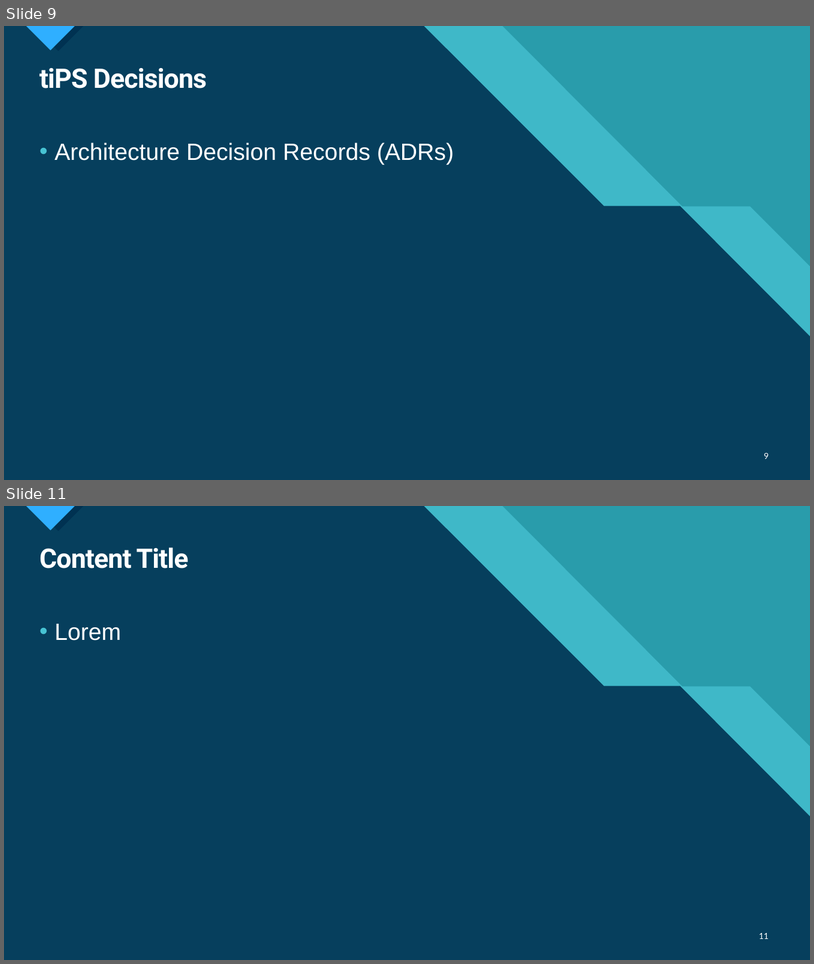
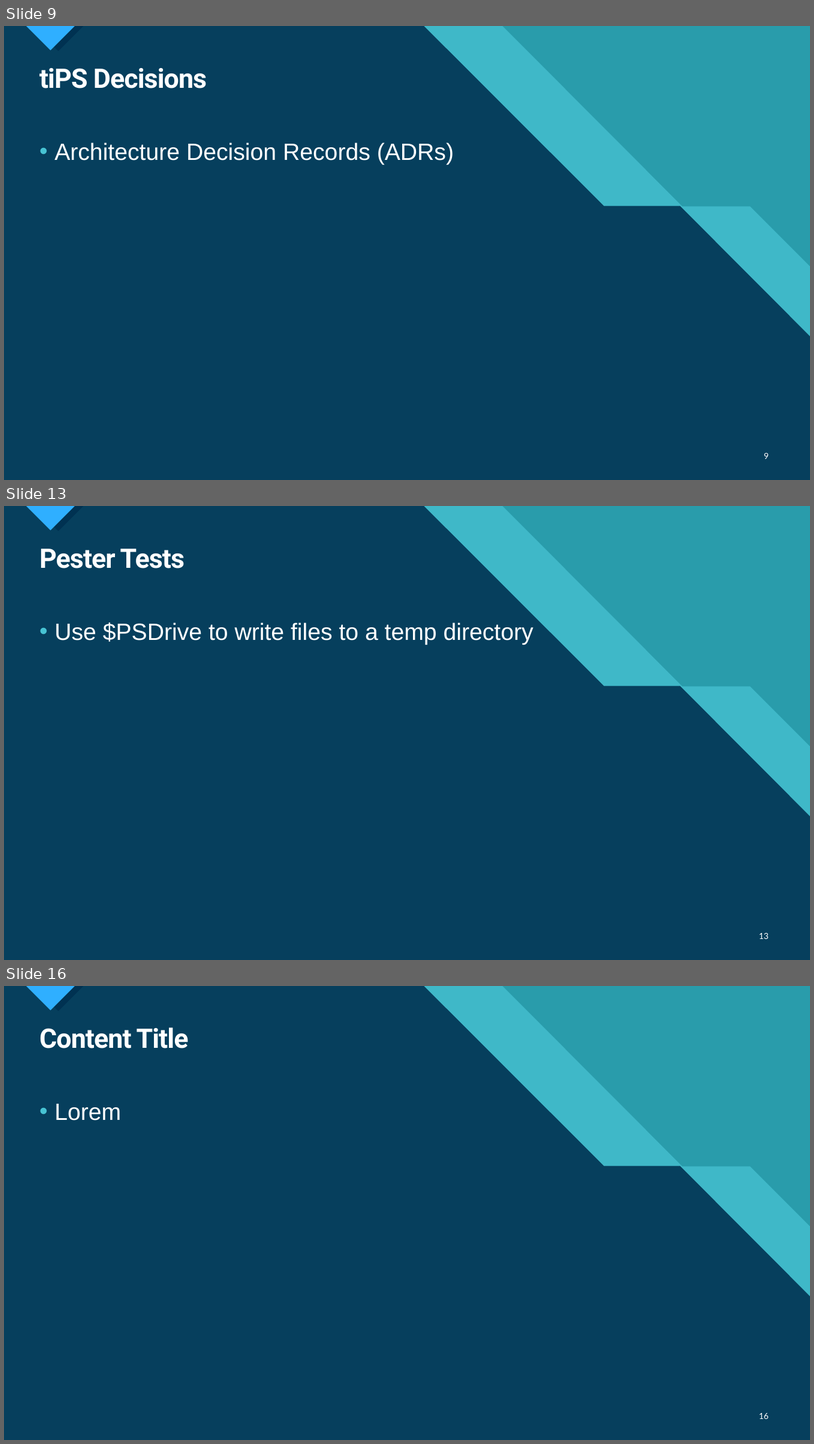
Before and after one commit to deadlydog/Presentation.tiPSWelcome, a slide deck: src/tiPS Welcome.pptx. Shown one above the other, each under a label of ours: slides 9 and 11 before the commit, slides 9, 13 and 16 after it; the slides between them are not shown. The pictures are 814x964 and 814x1444 pixels, drawn with LibreOffice and Linux fonts; fonts in the diff are those of the drawing. Boxes give left, top, right and bottom in pixels: in the first picture for what was removed or moved away, otherwise in the second. Text is boxed around its words. In the diff, an @@ line names an element or a change of style, - is before the commit and + after.

```diff
--- a/src/tiPS Welcome.pptx
+++ b/src/tiPS Welcome.pptx
@@ slide 13 added at bbox=[4, 506, 810, 960], background #47C3D3; not listed: 14 template elements that a slide beside it also shows @@
@@ title added at bbox=[39, 549, 185, 568], 32 pt, text #FFFFFF, bold @@
+Pester Tests
@@ text added at bbox=[54, 622, 534, 645], 28 pt, text #FFFFFF @@
+• Use $PSDrive to write files to a temp directory
@@ page number added at bbox=[759, 933, 769, 939], 10 pt, text #FFFFFF @@
+13
@@ what was slide 11 is now slide 16 @@
@@ page number at bbox=[759, 1413, 769, 1419]: text changed @@
-11
+16
```
Also in this commit, not shown: 7 slides changed, 5 other slides added, 1 slide removed, 5 other files.
